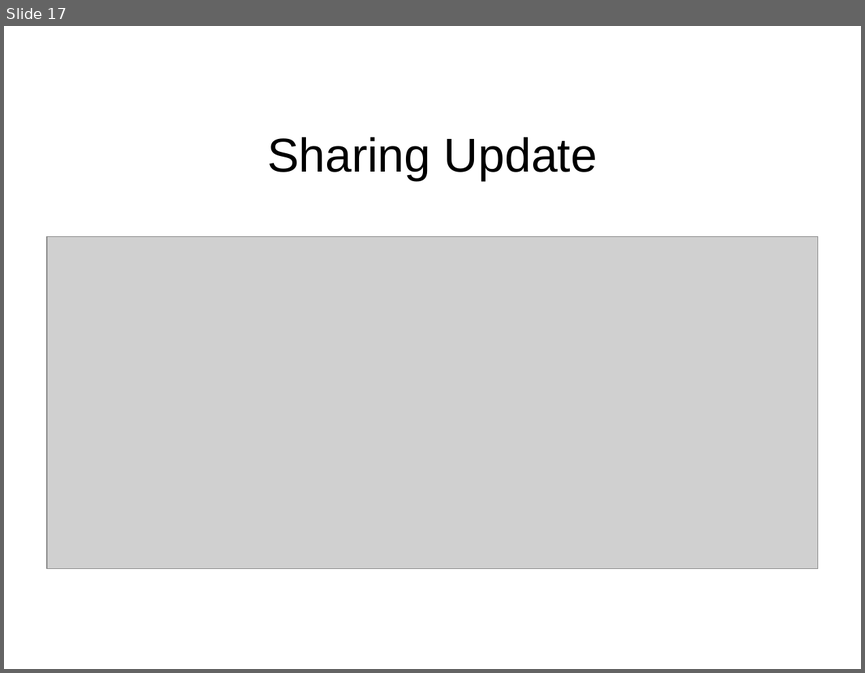
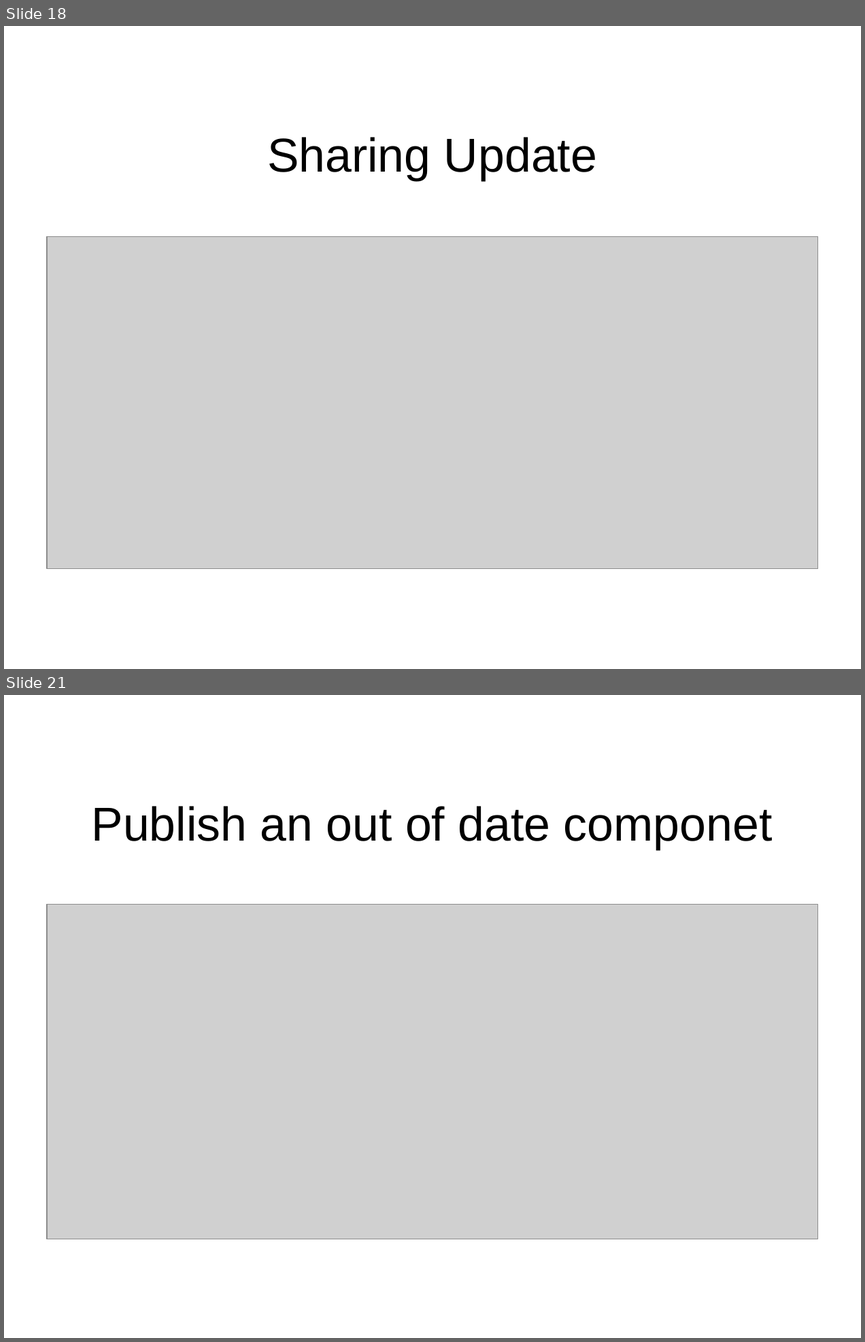
Before and after one commit to jeremiah-c-leary/hdl-component-manager, a slide deck: docs/presentations/hdl-component-manager.odp. Shown one above the other, each under a label of ours: slide 17 before the commit, slides 18 and 21 after it; the slides between them are not shown. The pictures are 865x673 and 865x1342 pixels, drawn with LibreOffice and Linux fonts; fonts in the diff are those of the drawing; grey boxes stand for pictures; background and template pictures are left out. Boxes give left, top, right and bottom in pixels: in the first picture for what was removed or moved away, otherwise in the second. Text is boxed around its words. In the diff, an @@ line names an element or a change of style, - is before the commit and + after.

```diff
--- a/docs/presentations/hdl-component-manager.odp
+++ b/docs/presentations/hdl-component-manager.odp
@@ slide 21 added at [4, 695, 861, 1338], background #FFFFFF @@
@@ title added at [92, 806, 772, 849], 44 pt, text #000000 @@
+Publish an out of date componet
@@ picture added at [47, 904, 818, 1238] @@
@@ what was slide 17 is now slide 18 @@
```
Also in this commit, not shown: 6 slides changed, 3 other slides added, 4 other files.
